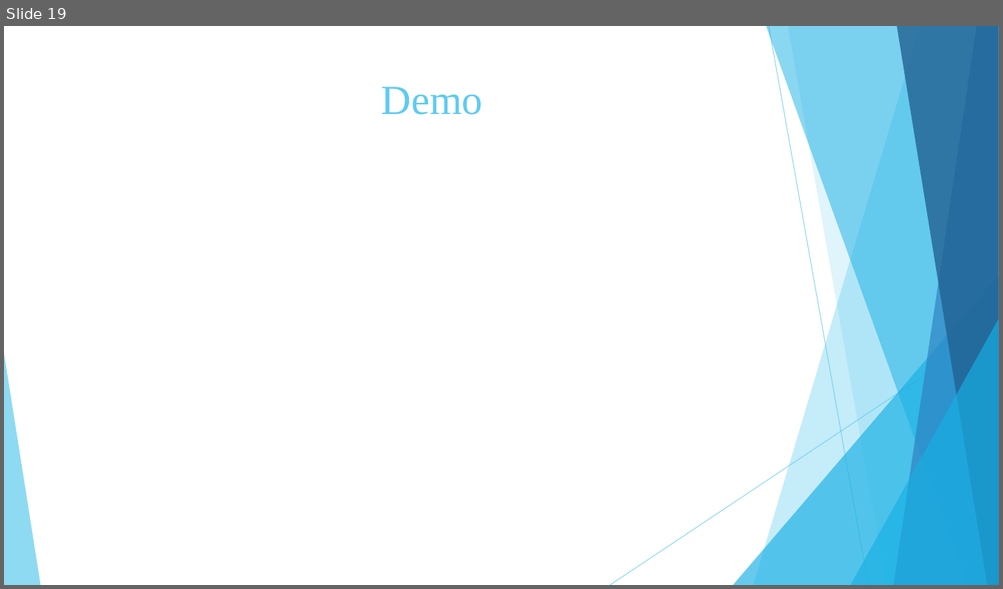
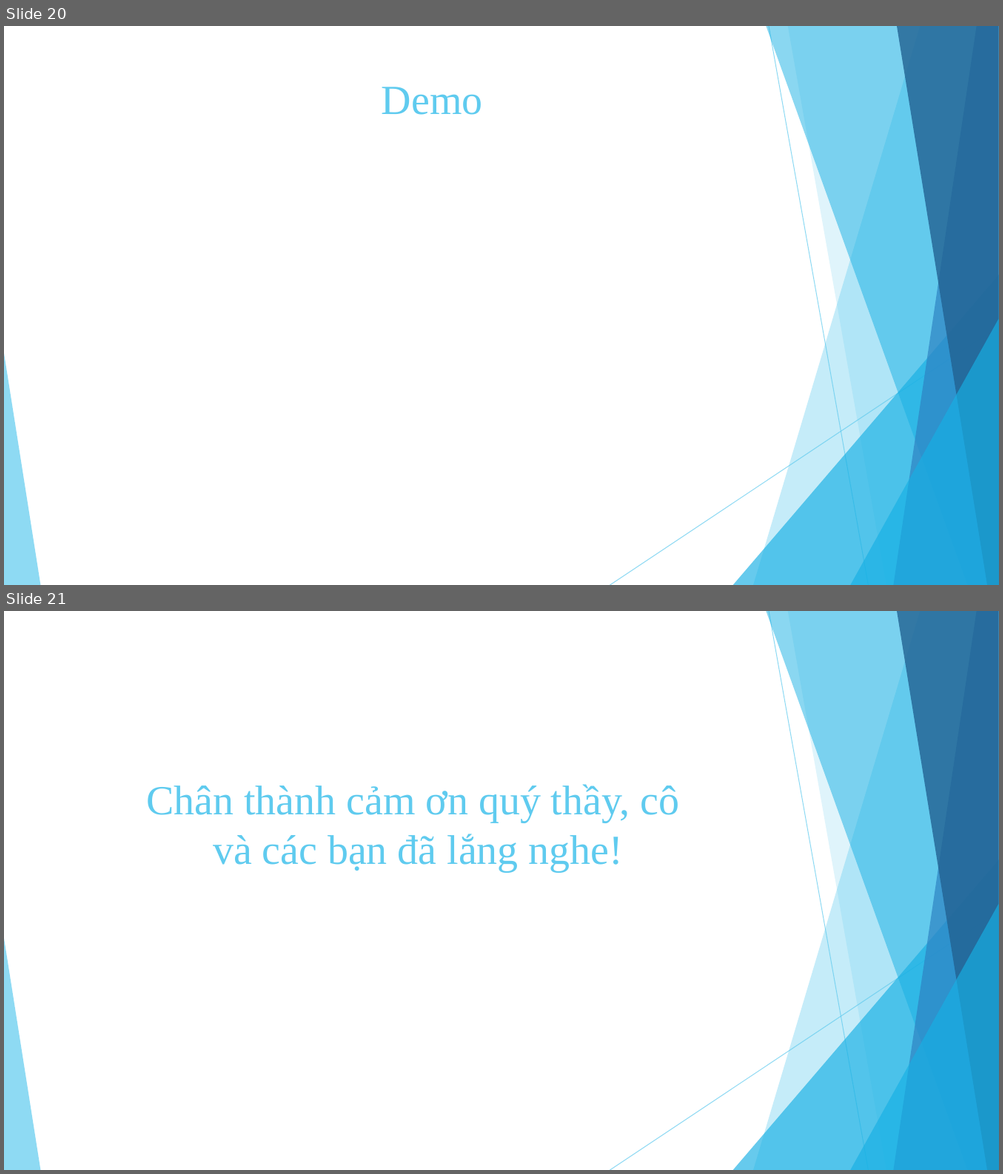
Before and after one commit to tuyennta/JobRecSys, a slide deck: Documents/Báo cáo/Bao cao KLTN.pptx. Shown one above the other, each under a label of ours: slide 19 before the commit, slides 20 and 21 after it. The pictures are 1003x589 and 1003x1174 pixels, drawn with LibreOffice and Linux fonts; fonts in the diff are those of the drawing. Boxes give left, top, right and bottom in pixels: in the first picture for what was removed or moved away, otherwise in the second. Text is boxed around its words. In the diff, an @@ line names an element or a change of style, - is before the commit and + after.

```diff
--- a/Documents/Báo cáo/Bao cao KLTN.pptx
+++ b/Documents/Báo cáo/Bao cao KLTN.pptx
@@ slide 21 added at (4, 611, 999, 1170), background #FFFFFF; not listed: 10 template elements that a slide beside it also shows @@
@@ title added at (146, 784, 679, 872), 40 pt, text #5FCBEF @@
+Chân thành cảm ơn quý thầy, cô
+và các bạn đã lắng nghe!
@@ what was slide 19 is now slide 20 @@
```
Also in this commit, not shown: 5 slides changed, 1 other slide added, 1 slide removed.
